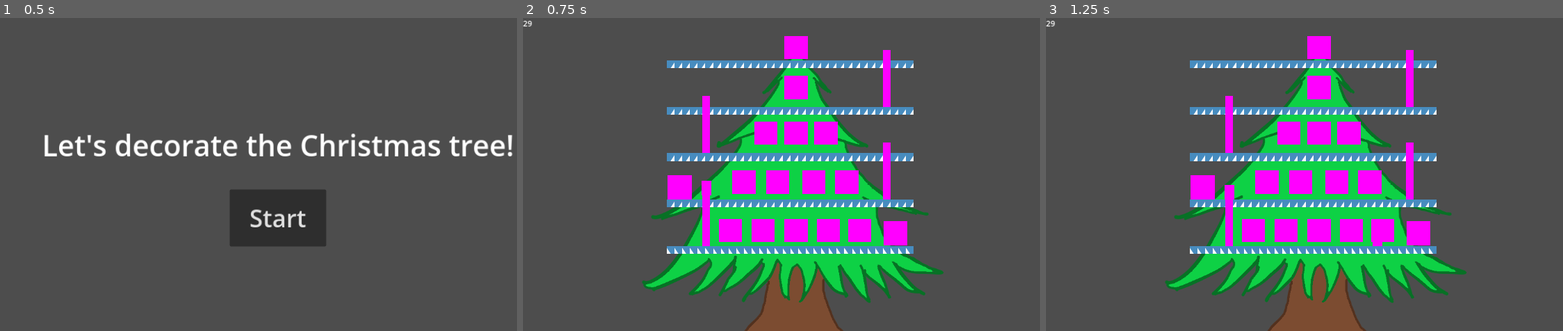
Above: before the commit, frames 1-3 (left to right).
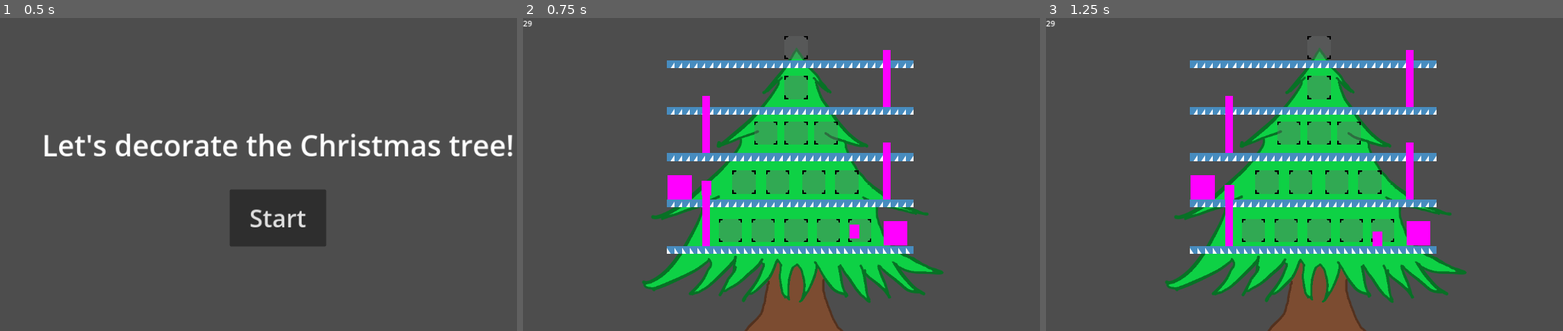
Above: after the commit, the same moments.

Repository: SupakornPholsiri/Decorate_christmas_tree
Game: Godot game, scene res://main_menu.tscn
Two runs of this game, one before a commit and one after it. Both use one fixed random seed, a clock stepped at 60 frames per second and the inputs below. The engine's default icon, where the game draws it, is replaced by a stand-in: a white triangle on a blue panel in a dark square.
Inputs:
- Up to frame 1 (0.5 s): no input
- Up to frame 2 (0.75 s): click "Start" at 0.5 s
- Up to frame 3 (1.25 s): no input

Frame 1 is identical in both runs. In frame 2, 4.6% of the frame differs, in the area x 37-68%, y 5-72%; in frame 3, 4.6%.

Commit message:
Empty decor spot texture

Diff:
--- a/christmas_tree/decor_spot.tscn
+++ b/christmas_tree/decor_spot.tscn
@@ -1,9 +1,7 @@
 [gd_scene load_steps=4 format=3 uid="uid://duqwvt2s316ad"]
 
 [ext_resource type="Script" path="res://christmas_tree/decor_spot.gd" id="1_1hv7x"]
-
-[sub_resource type="PlaceholderTexture2D" id="PlaceholderTexture2D_patgs"]
-size = Vector2(48, 48)
+[ext_resource type="Texture2D" uid="uid://dwwv4na63jhki" path="res://empty_spot.png" id="2_d4eqa"]
 
 [sub_resource type="RectangleShape2D" id="RectangleShape2D_2dajt"]
 size = Vector2(48, 48)
@@ -12,7 +10,7 @@
 script = ExtResource("1_1hv7x")
 
 [node name="Sprite2D" type="Sprite2D" parent="."]
-texture = SubResource("PlaceholderTexture2D_patgs")
+texture = ExtResource("2_d4eqa")
 
 [node name="CollisionShape2D" type="CollisionShape2D" parent="."]
 shape = SubResource("RectangleShape2D_2dajt")
Binary file added: empty_spot.png
Not shown, added: empty_spot.png.import
